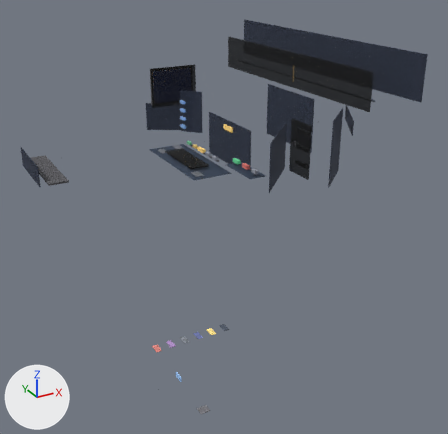
One commit to the glTF model more-room/world-mr/world.glb: the scene before it, then after it.
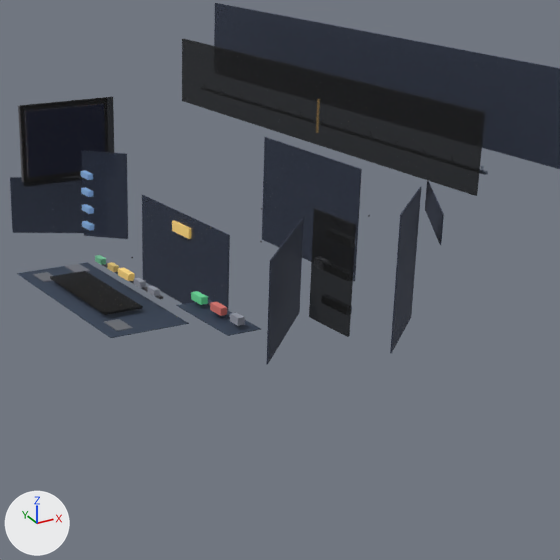
There are two pictures of each version: one whole from a 50 mm camera at (-3.74, -9.52, 4.25) aimed at (1.44, -0.11, -0.45), one close up on the part from 31% to 91% of the width and 4% to 66% of the height. Lighting does not change. The marker at lower left points along +X, +Y and +Z. The older version's two pictures come first. Where no turn or scale is listed for an object, it has been applied to the vertices. Vertices at exactly the same position are counted once.

Objects in the first close-up: 'BtnDone', 'BtnMute', 'BtnSignIn', 'BtnTask', 'DeskMat', 'PlateCal', 'PlateDraft', 'PlateModes', 'PlateOpen', 'PlateStage', 'PlateTasks', 'PlateWindow', 'VeilCal', 'VeilDesk', 'VeilTasks', 'VeilWindow' and 16 more.
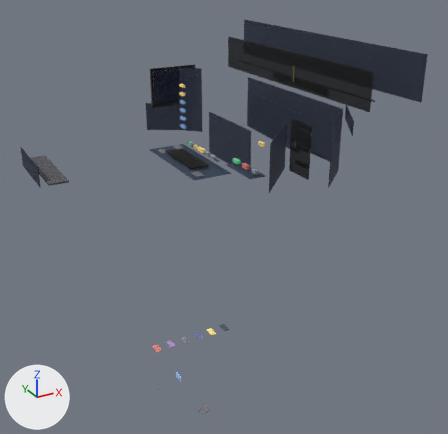
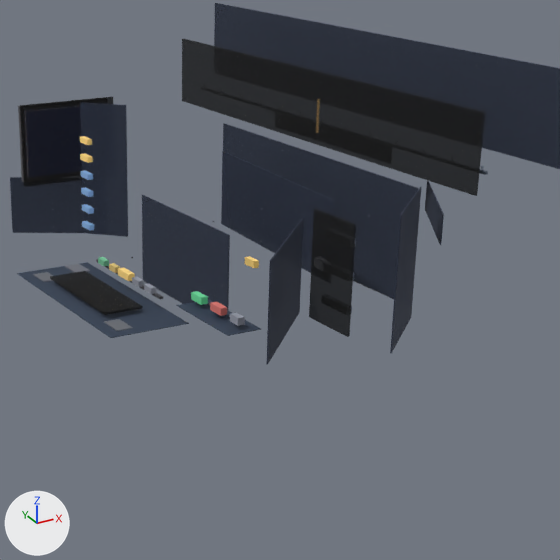
Pixel boxes [x1, y1, x2, y2] of what changed, in the close-ups (560 x 560 px):
'PlateStage', rescaled (94% wider, 22% taller)
    before: [262, 137, 362, 281]
    after: [223, 123, 418, 299]
'PlateAbout', added
    after: [221, 151, 335, 273]
'PlateModes', reshaped, moved (52% taller)
    before: [81, 151, 128, 239]
    after: [80, 103, 128, 237]
'BtnSignIn', moved, rescaled
    before: [172, 220, 191, 239]
    after: [80, 136, 92, 145]
'BtnMute', moved
    before: [147, 286, 160, 296]
    after: [144, 284, 156, 294]
'BtnAboutNext', added
    after: [245, 256, 259, 268]
'BtnTask', moved
    before: [134, 278, 146, 288]
    after: [132, 277, 144, 287]
'BtnDone', moved
    before: [95, 255, 106, 265]
    after: [98, 257, 109, 266]
'BtnAbout', added
    after: [80, 153, 93, 163]

Edits to the bpy script that builds the scene:
```text
Change me_platestage:
    used by ob_platestage; location = (2.9, 0.0, 1.258)
    remove me_platestage.from_pydata(...)  # 8 vertices, 12 faces; spans x 0.0, y -0.76..0.76, z -0.5..0.5
    add me_platestage.from_pydata(...)  # 8 vertices, 12 faces; spans x 0.0, y -1.51..1.51, z -0.5..0.5
    me_platestage part 1: the whole mesh is scaled about its middle by (1, 2, 1)
Change me_platemodes:
    used by ob_platemodes; location = (1.654, 1.654, 1.149)
    before: 0 (0.165, -0.158, -0.42) at pixel (128, 238), 1 (-0.158, 0.165, -0.42) at pixel (84, 235), 2 (-0.158, 0.165, 0.42) at pixel (81, 150), 3 (0.165, -0.158, 0.42) at pixel (126, 153), 4 (-0.165, 0.158, -0.42) at pixel (83, 235)
    before: 5 (0.158, -0.165, -0.42) at pixel (127, 239), 6 (0.158, -0.165, 0.42) at pixel (126, 153), 7 (-0.165, 0.158, 0.42) at pixel (81, 150)
    remove me_platemodes.from_pydata(...)  # 8 vertices, 12 faces; spans x -0.165..0.165, y -0.165..0.165, z -0.42..0.42
    add me_platemodes.from_pydata(...)  # 8 vertices, 12 faces; spans x -0.165..0.165, y -0.165..0.165, z -0.636..0.636
    me_platemodes part 2
    add for i in [0, 1, 4, 5]: me_platemodes.vertices[i].co += Vector((0.0, 0.0, -0.216))
    add for i in [2, 3, 6, 7]: me_platemodes.vertices[i].co += Vector((0.0, 0.0, 0.216))
Change me_btnsignin:
    used by ob_btnsignin; location = (1.6, 0.0, 1.22)
    remove me_btnsignin.from_pydata(...)  # 8 vertices, 12 faces; spans x -0.03..0.03, y -0.15..0.15, z -0.045..0.045
    add me_btnsignin.from_pydata(...)  # 8 vertices, 12 faces; spans x -0.025..0.025, y -0.08..0.08, z -0.025..0.025
    me_btnsignin part 3: the whole mesh is scaled about its middle by (0.833, 0.533, 0.556)
Add me_btnaboutnext:
    me_btnaboutnext.from_pydata(...)  # a box spanning x -0.025..0.025, y -0.07..0.07, z -0.03..0.03
    me_btnaboutnext.materials.append(mat_signinbutton)  # beige #f9d789
Add me_btnabout:
    me_btnabout.from_pydata(...)  # a box spanning x -0.025..0.025, y -0.08..0.08, z -0.025..0.025
    me_btnabout.materials.append(mat_signinbutton)  # beige #f9d789
Add me_plateabout:
    me_plateabout.from_pydata([(-0.07, -1.01, -0.35), (0.08, 1.01, -0.35), (0.08, 1.01, 0.35), (-0.07, -1.01, 0.35), (0.07, 1.01, -0.35), (-0.08, -1.01, -0.35), (-0.08, -1.01, 0.35), (0.07, 1.01, 0.35)], [], [(0, 1, 2), (0, 2, 3), (4, 5, 6), (4, 6, 7), (6, 3, 2), (6, 2, 7), (4, 1, 0), (4, 0, 5), (5, 0, 3), (5, 3, 6), (1, 4, 7), (1, 7, 2)])
    me_plateabout.materials.append(mat_textplate)  # dark blue #273045
Change ob_platemodes:
    ob_platemodes.location: (1.654, 1.654, 1.149) -> (1.654, 1.654, 1.391)
Change ob_btnsignin:
    ob_btnsignin.location: (1.6, 0.0, 1.22) -> (1.3, 1.3, 1.78)
Change ob_btndone:
    ob_btndone.location: (1.04, 0.5, 0.895) -> (1.04, 0.44, 0.895)
Change ob_btntask:
    ob_btntask.location: (1.04, -0.25, 0.895) -> (1.04, -0.22, 0.895)
Change ob_btnmute:
    ob_btnmute.location: (1.04, -0.5, 0.895) -> (1.04, -0.44, 0.895)
Add ob_btnaboutnext:
    ob_btnaboutnext = bpy.data.objects.new('BtnAboutNext', me_btnaboutnext)
    ob_btnaboutnext.location = (1.85, -0.72, 1.08)
Add ob_btnabout:
    ob_btnabout = bpy.data.objects.new('BtnAbout', me_btnabout)
    ob_btnabout.location = (1.3, 1.3, 1.62)
Add ob_plateabout:
    ob_plateabout = bpy.data.objects.new('PlateAbout', me_plateabout)
    ob_plateabout.location = (2.398, -0.189, 1.304)
```
